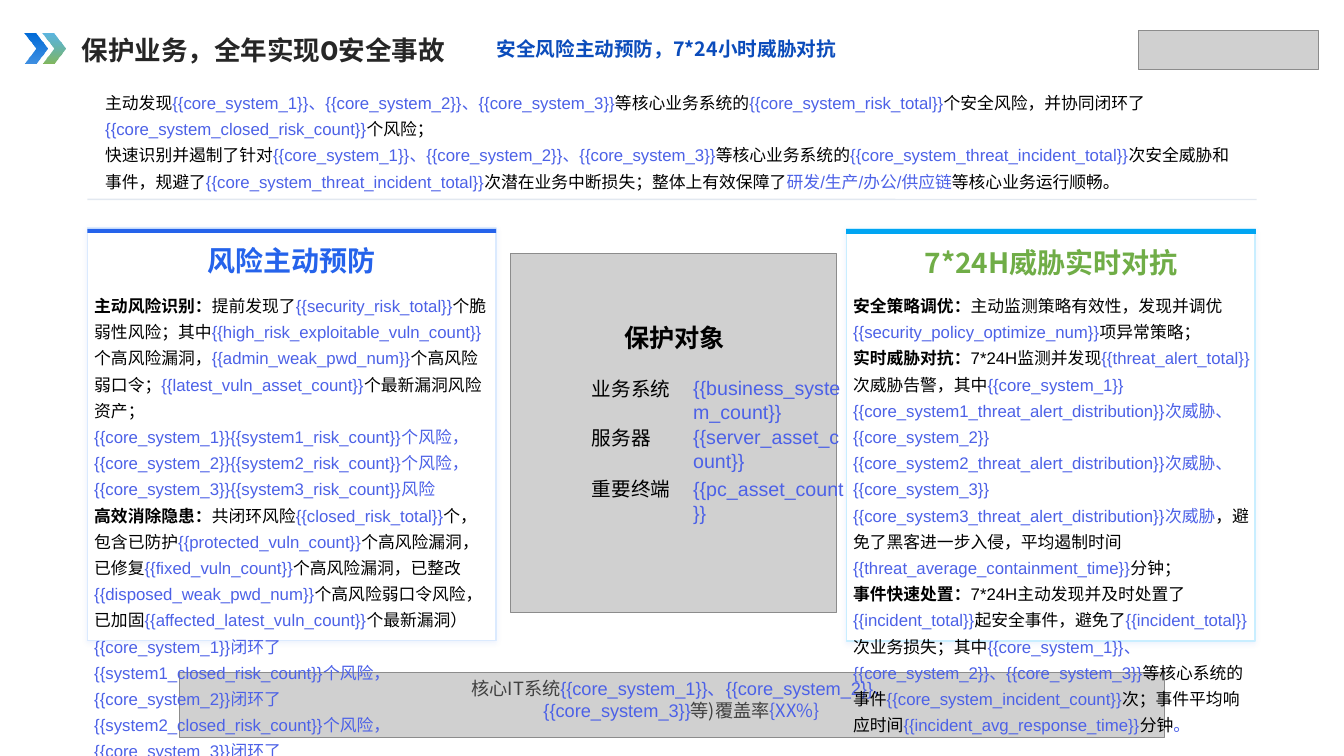
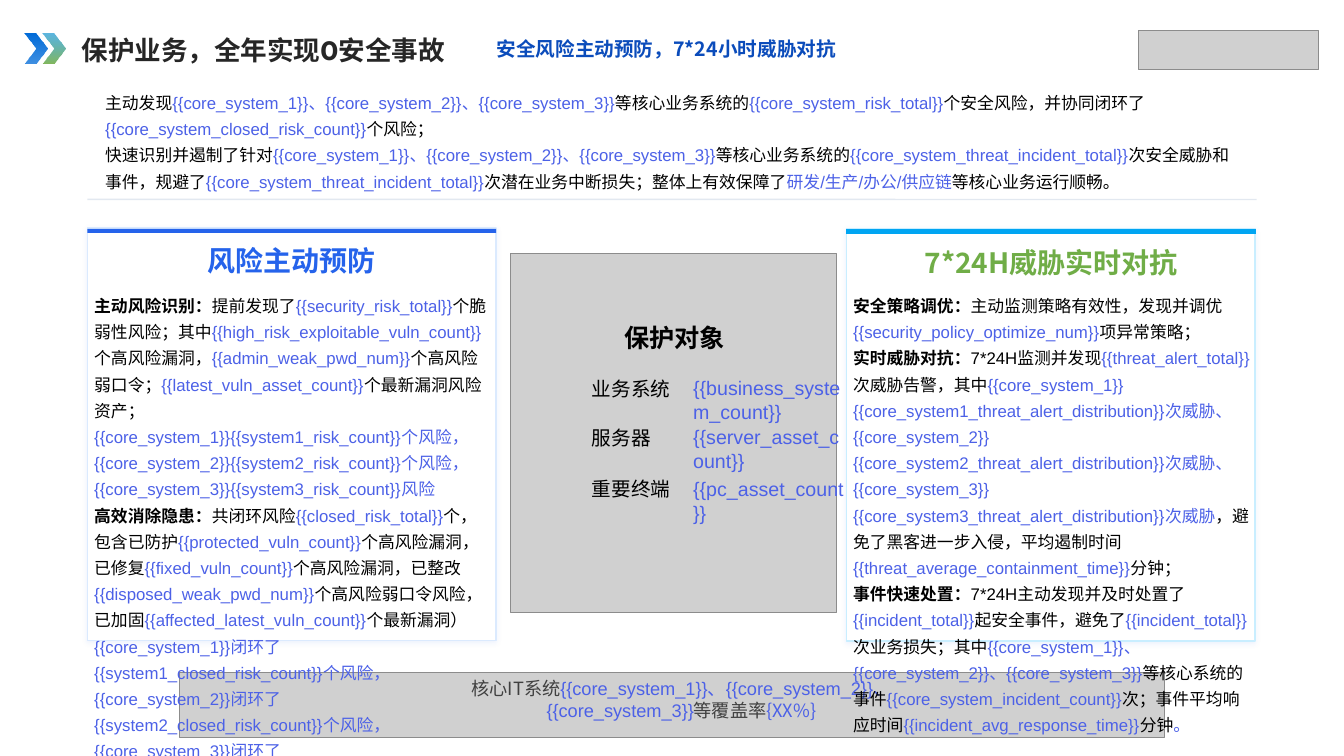
Before and after one commit to Xupai2022/report-generation, a slide deck: slide 8 of mss_ai_ppt_sample_assets/backend/data/templates/plus.pptx. Drawn at 1344x756 pixels with LibreOffice and Linux fonts; fonts in the diff are those of the drawing; grey boxes stand for pictures. Boxes give left, top, right and bottom in pixels: in the first picture for what was removed or moved away, otherwise in the second. Text is boxed around its words. In the diff, an @@ line names an element or a change of style, - is before the commit and + after.

```diff
--- a/mss_ai_ppt_sample_assets/backend/data/templates/plus.pptx
+++ b/mss_ai_ppt_sample_assets/backend/data/templates/plus.pptx
@@ text at (472, 676, 892, 721): text changed @@
-核心IT系统{{core_system_1}}、{{core_system_2}}、{{core_system_3}}等)覆盖率{XX%}
+核心IT系统{{core_system_1}}、{{core_system_2}}、{{core_system_3}}等覆盖率{XX%}
```
Also in this commit, not shown: 7 other files.
